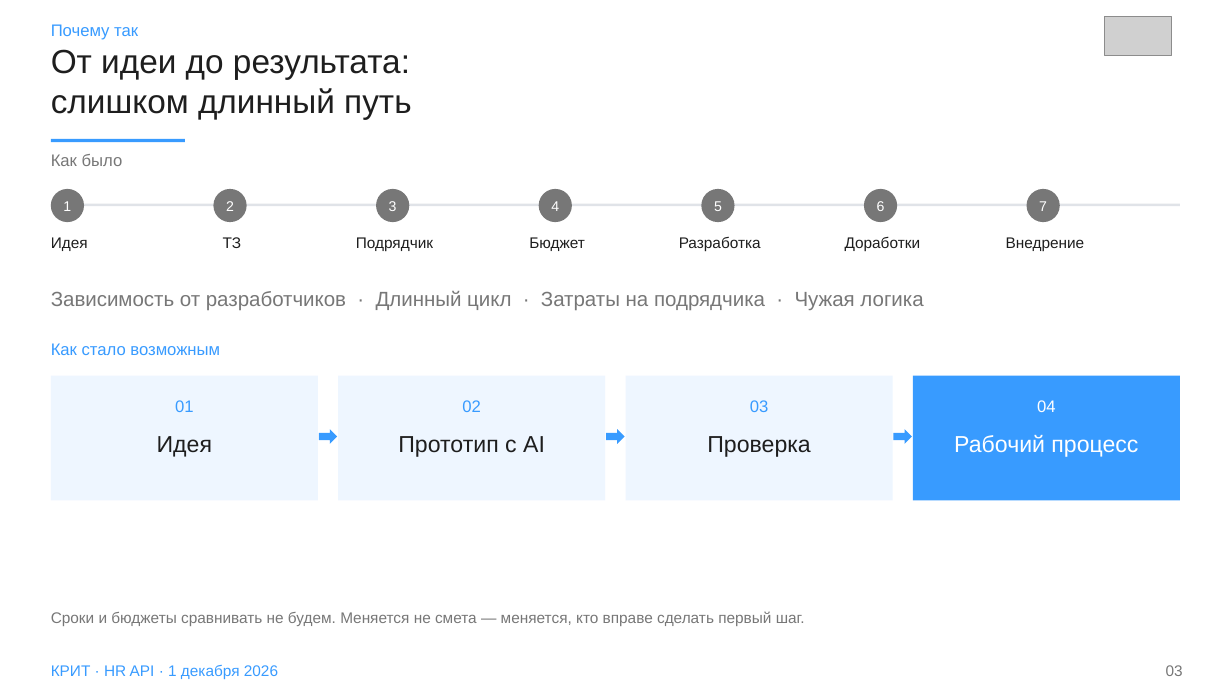
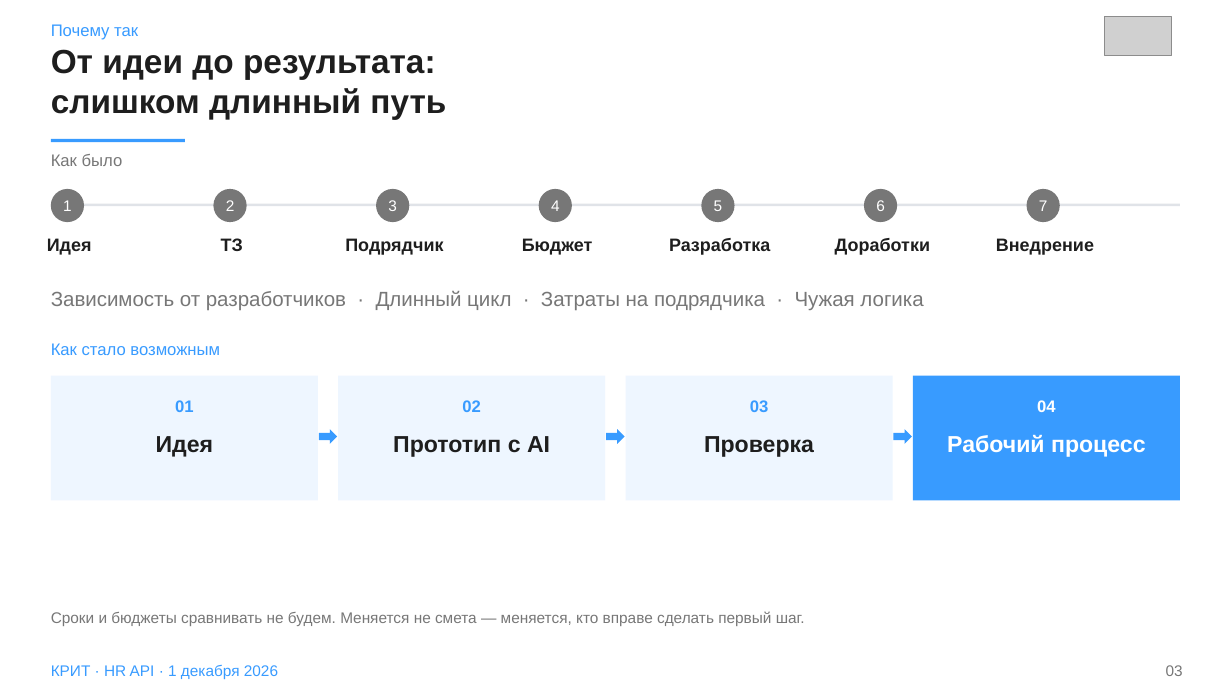
Before and after one commit to Nikisheva/html_krit, a slide deck: slide 3 of HR_API_KRIT_Nikisheva_2026.pptx. Drawn at 1232x693 pixels with LibreOffice and Linux fonts; fonts in the diff are those of the drawing; grey boxes stand for pictures. Boxes give left, top, right and bottom in pixels: in the first picture for what was removed or moved away, otherwise in the second. Text is boxed around its words. In the diff, an @@ line names an element or a change of style, - is before the commit and + after.

```diff
--- a/HR_API_KRIT_Nikisheva_2026.pptx
+++ b/HR_API_KRIT_Nikisheva_2026.pptx
@@ size 11 to 12 pt in 4 elements at (388,200,397,211), (551,200,560,211), (714,200,723,211), (1039,200,1048,211) @@
@@ size 12 to 14 pt, bold on in 7 elements at (47,238,92,255), (221,238,243,251), (345,238,443,255), (522,238,593,255), (669,238,770,255), (835,238,931,255), (996,238,1094,255) @@
@@ bold on in 7 elements at (51,49,446,119), (156,436,214,457), (462,400,481,412), (393,436,550,457), (704,436,814,457), (1037,400,1056,412), (947,435,1146,457) @@
```
Also in this commit, not shown: 13 other slides changed, 3 other files.
